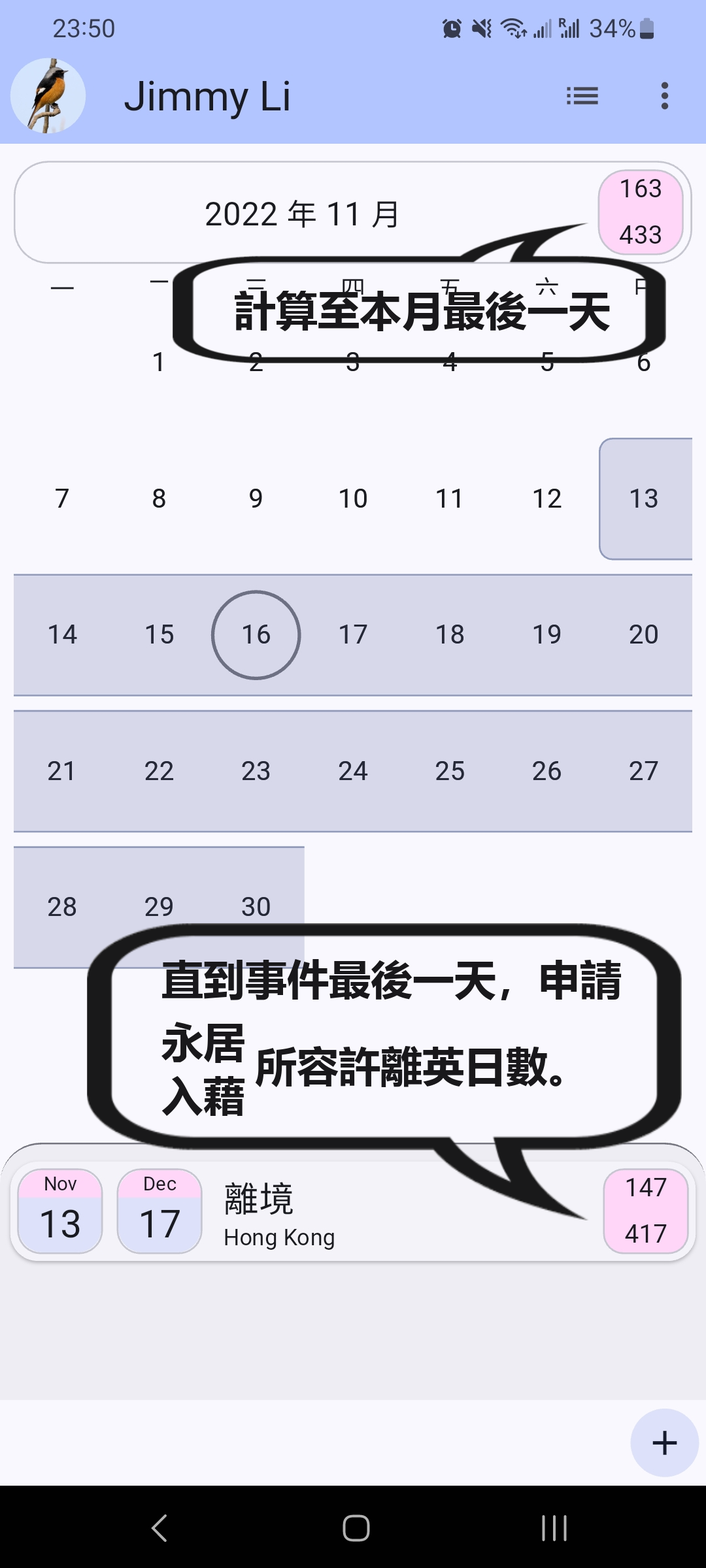
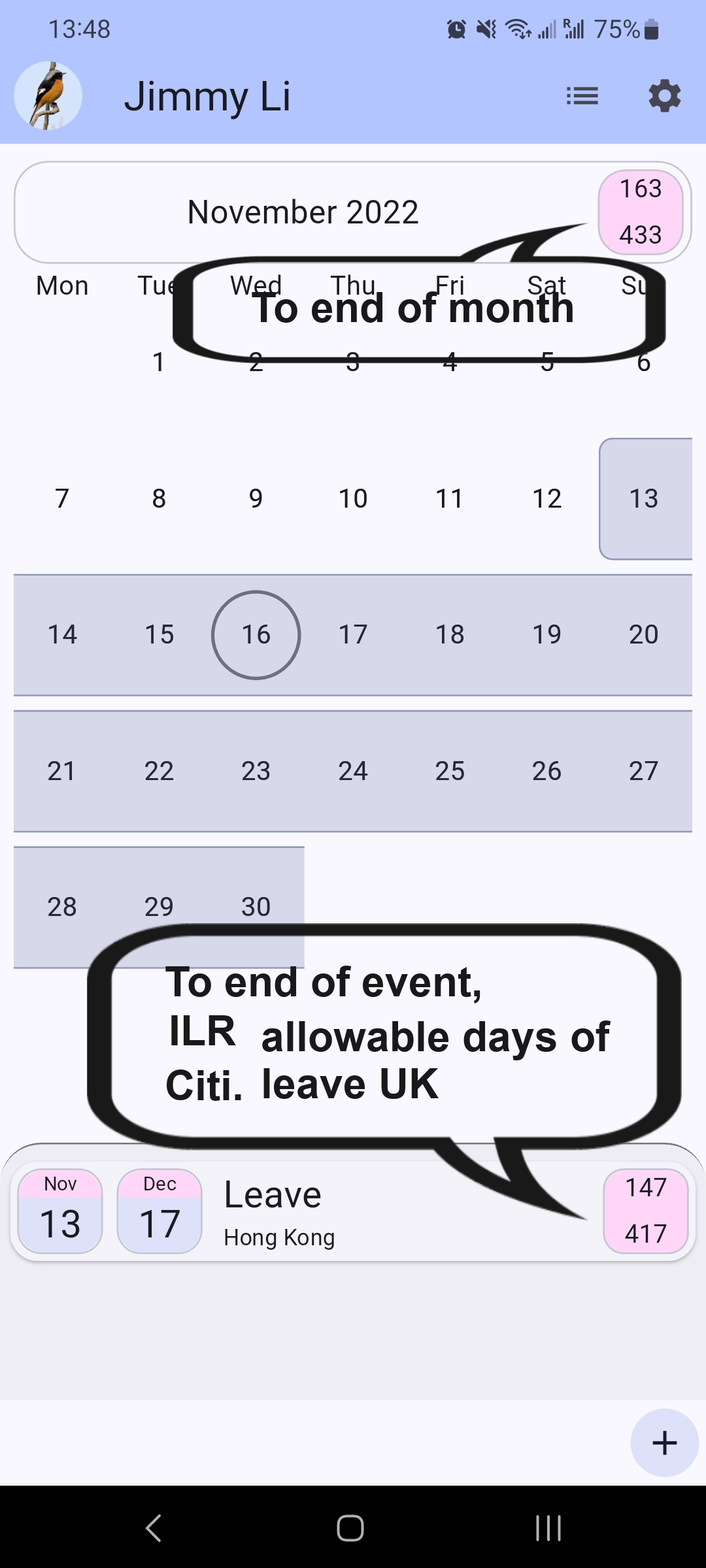
Two versions of the same layered image (706 x 1568). Layer-by-layer changes:
hid "入藉" over box(161, 1076, 245, 1116)
hid "永居" over box(161, 1021, 245, 1063)
hid "所容許離英日數。" over box(254, 1045, 562, 1088)
added layer "To end of month" above "Citi." over box(251, 291, 573, 323)
added layer "Citi." above "ILR" over box(166, 1069, 242, 1101)
added layer "ILR" above "allowable days of ..." over box(171, 1015, 236, 1046)
added layer "allowable days of ..." above "To end of event," over box(261, 1020, 611, 1099)
added layer "To end of event," above "直到事件最後一天，申請" over box(165, 965, 481, 1004)
hid "直到事件最後一天，申請" over box(162, 959, 622, 1001)
hid "計算至本月最後一天" over box(234, 290, 610, 332)
removed layer "1.jpg" over box(9, 15, 685, 1542)
added layer "Screen_en" above "Screen_zh" over box(9, 15, 685, 1542)
